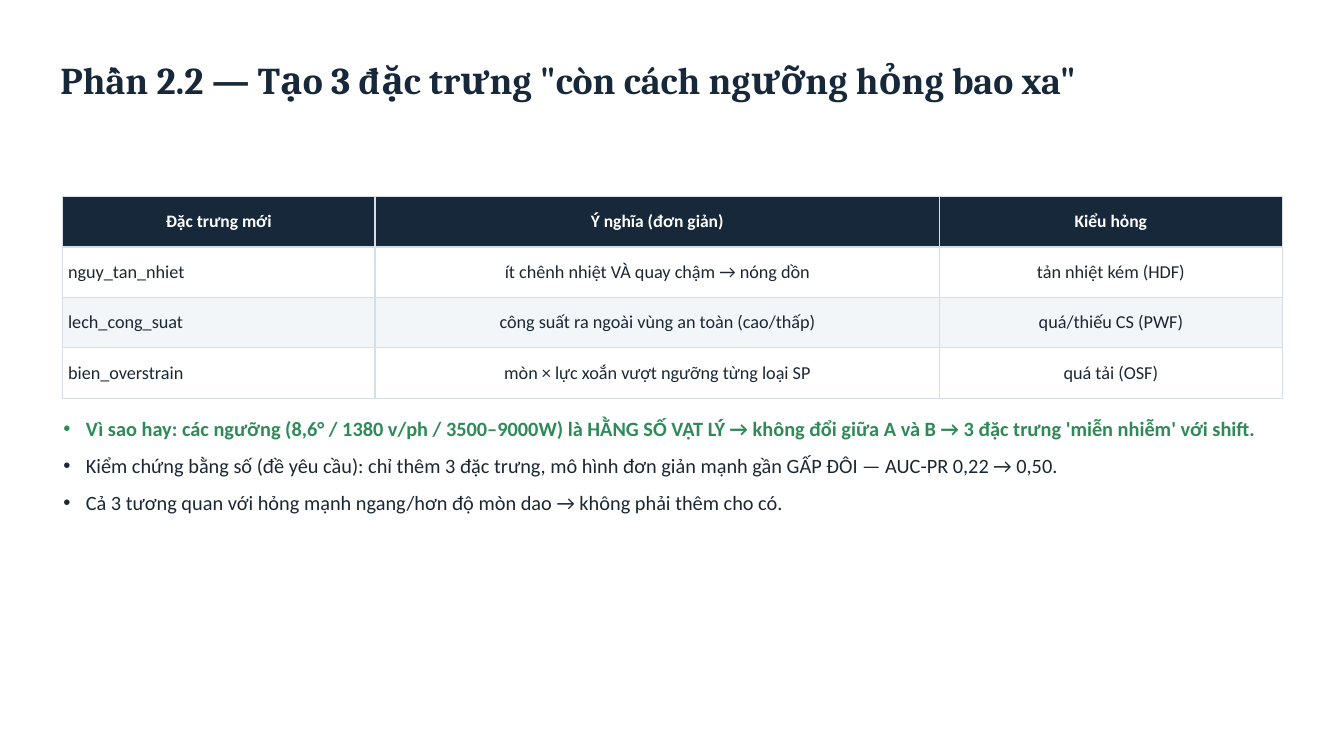
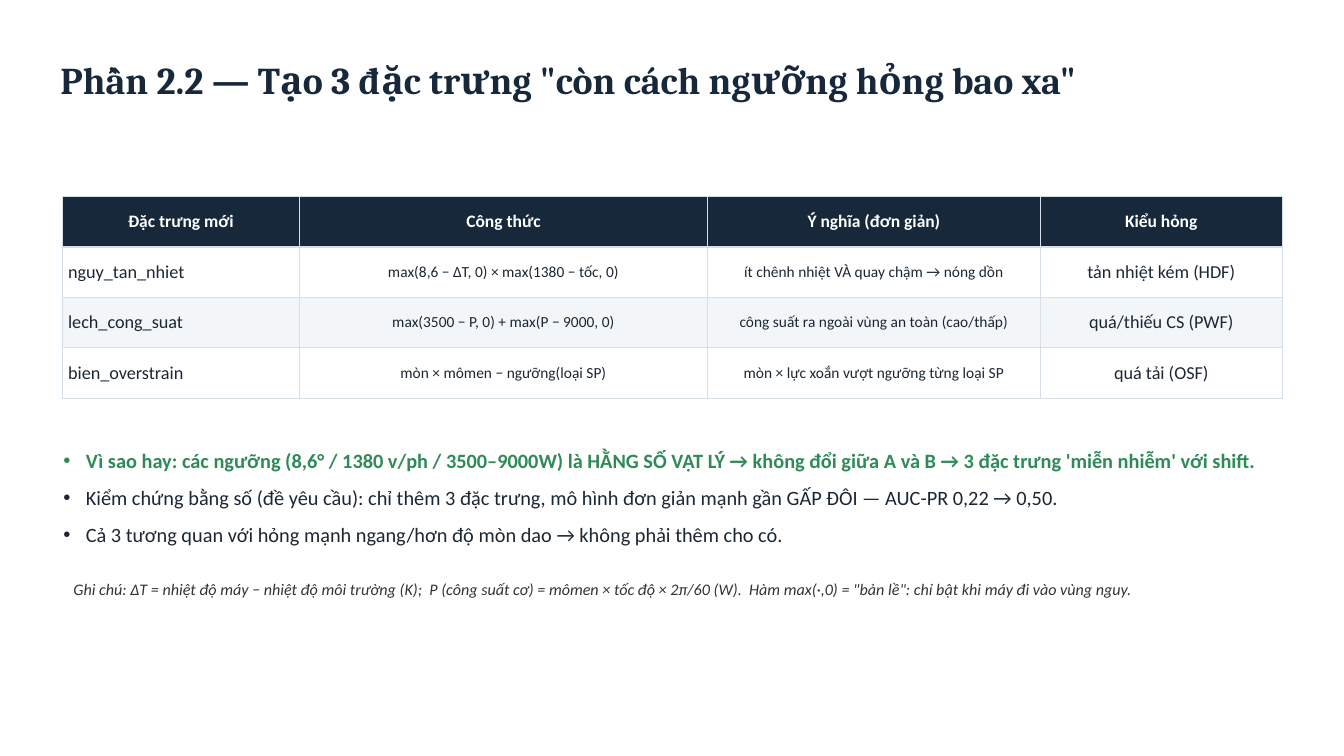
Before and after one commit to tuanhuu3264/MasterDegree_ML_GroupProject, a slide deck: slide 11 of bai_tap_cuoi_khoa/bao_cao/SLIDE_THUYET_TRINH_v6.pptx. Drawn at 1344x756 pixels with LibreOffice and Linux fonts; fonts in the diff are those of the drawing. Boxes give left, top, right and bottom in pixels: in the first picture for what was removed or moved away, otherwise in the second. Text is boxed around its words. In the diff, an @@ line names an element or a change of style, - is before the commit and + after.

```diff
--- a/bai_tap_cuoi_khoa/bao_cao/SLIDE_THUYET_TRINH_v6.pptx
+++ b/bai_tap_cuoi_khoa/bao_cao/SLIDE_THUYET_TRINH_v6.pptx
@@ table at <box>63,197,1282,398</box> @@
+column 2: Công thức | max(8,6 − ΔT, 0) × max(1380 − tốc, 0) | max(3500 − P, 0) + max(P − 9000, 0) | mòn × mômen − ngưỡng(loại SP)
@@ text "Vì sao hay: các ngưỡng ...": place and size @@
-text "Vì sao hay: các ngưỡng ..." at <box>86,419,1254,514</box>
+text "Vì sao hay: các ngưỡng ..." at <box>86,451,1254,546</box>
@@ text added at <box>73,583,1131,598</box>, 11.5 pt, text #333333, italic @@
+Ghi chú: ΔT = nhiệt độ máy − nhiệt độ môi trường (K); P (công suất cơ) = mômen × tốc độ × 2π/60 (W). Hàm max(·,0) = "bản lề": chỉ bật khi máy đi vào vùng nguy.
```
Also in this commit, not shown: 2 other slides changed, 16 other files.
